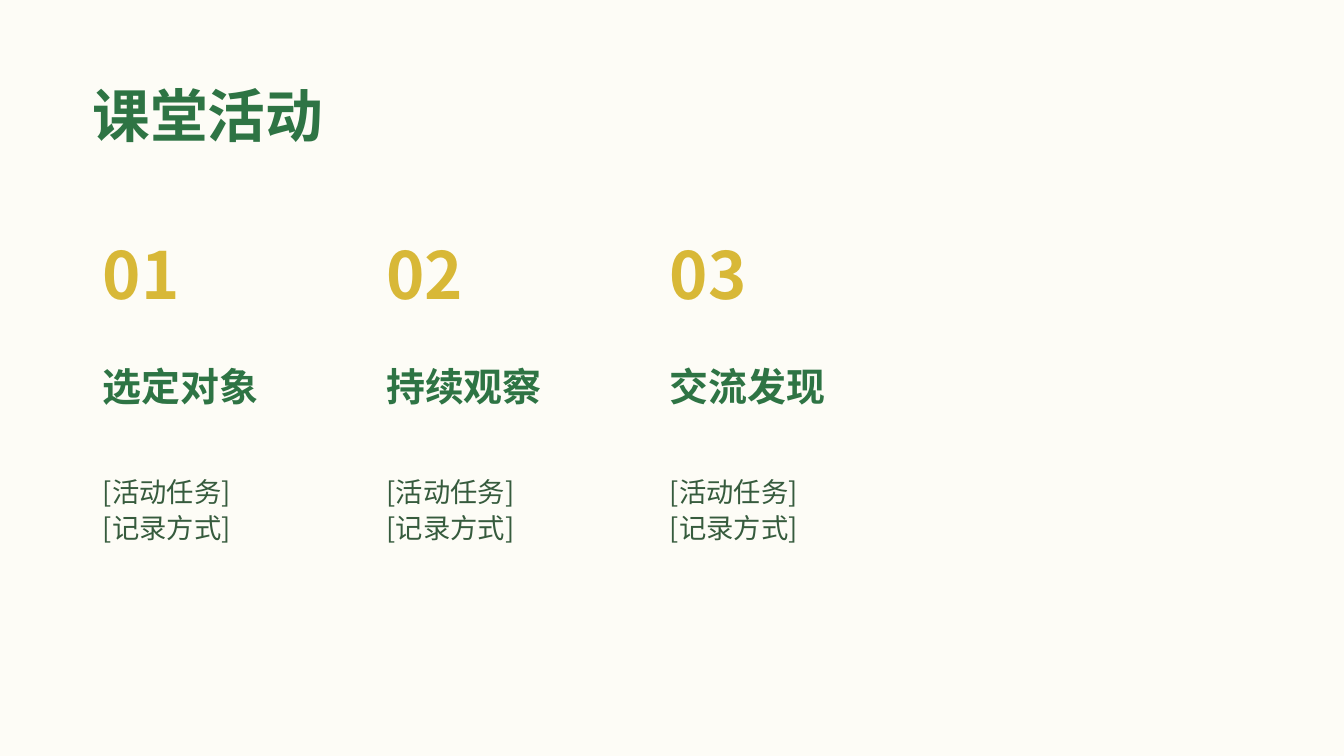
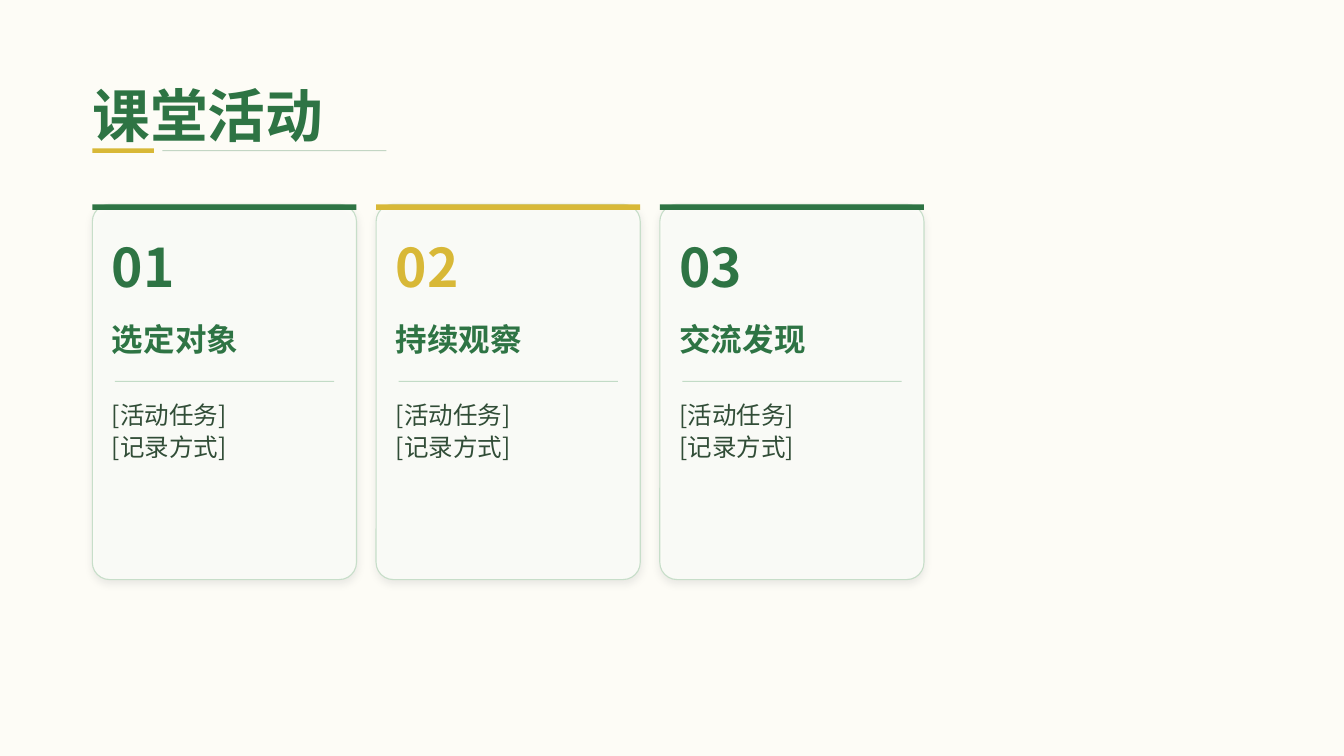
Before and after one commit to Daylily-Huang/Work-skills, a slide deck: slide 4 of skills/teacher-ppt/assets/templates/T18_薄荷柠檬研学.pptx. Drawn at 1344x756 pixels with LibreOffice and Linux fonts; fonts in the diff are those of the drawing; background and template pictures are left out. Boxes give left, top, right and bottom in pixels: in the first picture for what was removed or moved away, otherwise in the second. Text is boxed around its words. In the diff, an @@ line names an element or a change of style, - is before the commit and + after.

```diff
--- a/skills/teacher-ppt/assets/templates/T18_薄荷柠檬研学.pptx
+++ b/skills/teacher-ppt/assets/templates/T18_薄荷柠檬研学.pptx
@@ rectangle added at (93,148,154,152), fill #D8B837 @@
@@ rectangle added at (162,150,386,151), fill #2E7444 at 28% opacity @@
@@ rounded rectangle added at (93,205,357,580), fill #FCFDF9 at 88% opacity, outline #C7DEC9 0.8 pt @@
@@ rectangle added at (93,205,357,211), fill #2E7444 @@
@@ rounded rectangle added at (376,205,640,580), fill #FCFDF9 at 88% opacity, outline #C7DEC9 0.8 pt @@
@@ rectangle added at (376,205,640,211), fill #D8B837 @@
@@ rounded rectangle added at (660,205,925,580), fill #FCFDF9 at 88% opacity, outline #C7DEC9 0.8 pt @@
@@ rectangle added at (660,205,925,211), fill #2E7444 @@
@@ text "01": place and size @@
-text "01" at (103,250,180,300)
+text "01" at (112,247,175,288)
@@ text "01" at (112,247,175,288): size 46.5 to 38 pt, text colour #D8B837 to #2E7444 @@
@@ text "02": place and size @@
-text "02" at (386,250,463,300)
+text "02" at (396,247,459,288)
@@ text "02" at (396,247,459,288): size 46.5 to 38 pt @@
@@ text "03" at (679,247,742,288): size 46.5 to 38 pt, text colour #D8B837 to #2E7444 @@
@@ text "03": place and size @@
-text "03" at (670,250,747,300)
+text "03" at (679,247,742,288)
@@ text "选定对象": place and size @@
-text "选定对象" at (103,367,258,405)
+text "选定对象" at (112,324,238,354)
@@ text "持续观察": place and size @@
-text "持续观察" at (386,367,541,405)
+text "持续观察" at (396,324,522,354)
@@ size 27.8 to 22.5 pt in 3 elements at (396,324,522,354), (112,324,238,354), (679,324,805,354) @@
@@ text "交流发现": place and size @@
-text "交流发现" at (670,367,825,405)
+text "交流发现" at (679,324,805,354)
@@ rectangle added at (115,381,335,382), fill #C2DBC6 @@
@@ rectangle added at (398,381,618,382), fill #C2DBC6 @@
@@ rectangle added at (683,381,902,382), fill #C2DBC6 @@
@@ text "[活动任务]": place and size @@
-text "[活动任务]" at (103,479,231,543)
+text "[活动任务]" at (112,403,227,460)
@@ text "[活动任务]": place and size @@
-text "[活动任务]" at (386,479,514,543)
+text "[活动任务]" at (396,403,511,460)
@@ size 19.5 to 17.5 pt, text colour #365B3D to #314D37; vertical alignment middle to top in 3 elements at (396,403,511,460), (112,403,227,460), (679,403,794,460) @@
@@ text "[活动任务]": place and size @@
-text "[活动任务]" at (670,479,798,543)
+text "[活动任务]" at (679,403,794,460)
```
Also in this commit, not shown: 4 other slides changed, 23 other files.
